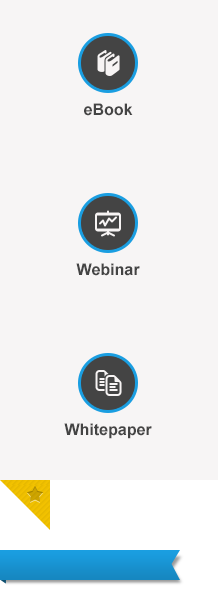
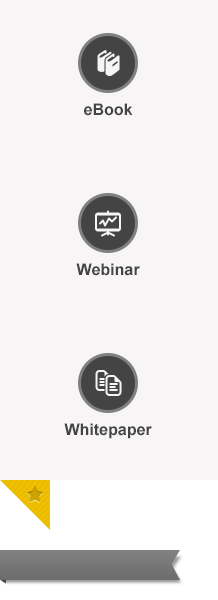
Comparing the layer stacks of the two 218x600 images. Changes:
moved "ebook" above "webinar" over [78, 33, 138, 93]
moved "webinar" above "whitepaper" over [78, 193, 138, 253]
moved "whitepaper" above "destaque" over [78, 353, 138, 413]
painted on "ribbon" (2nd of 3, in "faixa" › "ribbon") over [0, 550, 180, 580]
painted on "ribbon" (3rd of 3, in "faixa" › "ribbon") over [0, 579, 6, 584]
